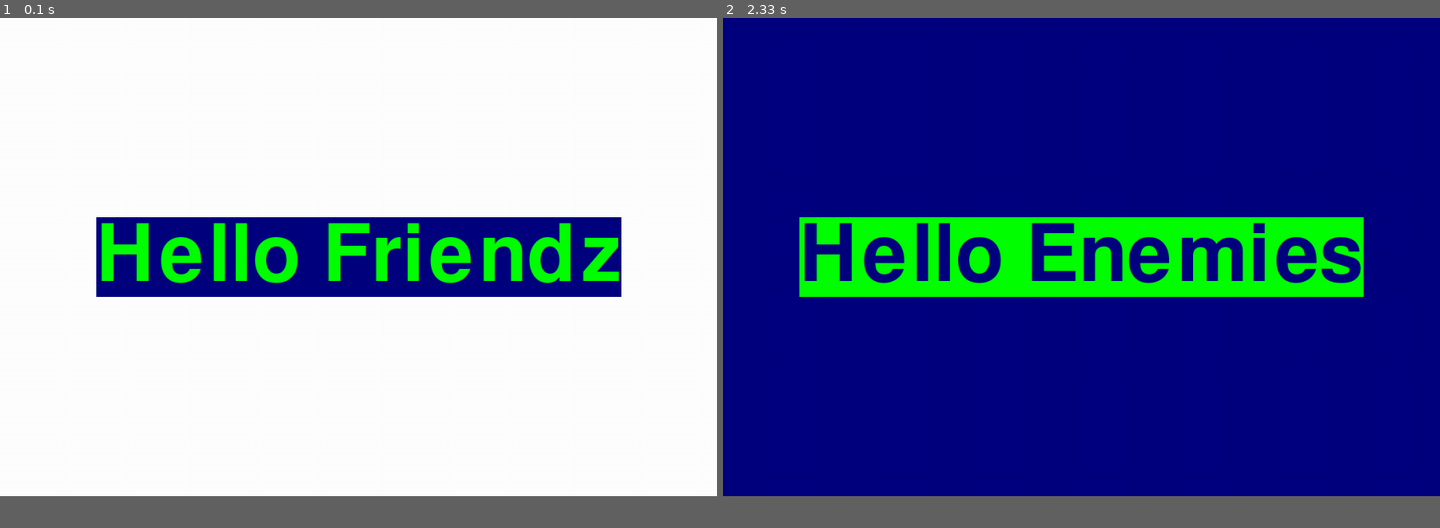
Above: before the commit, frames 1-2 (left to right).
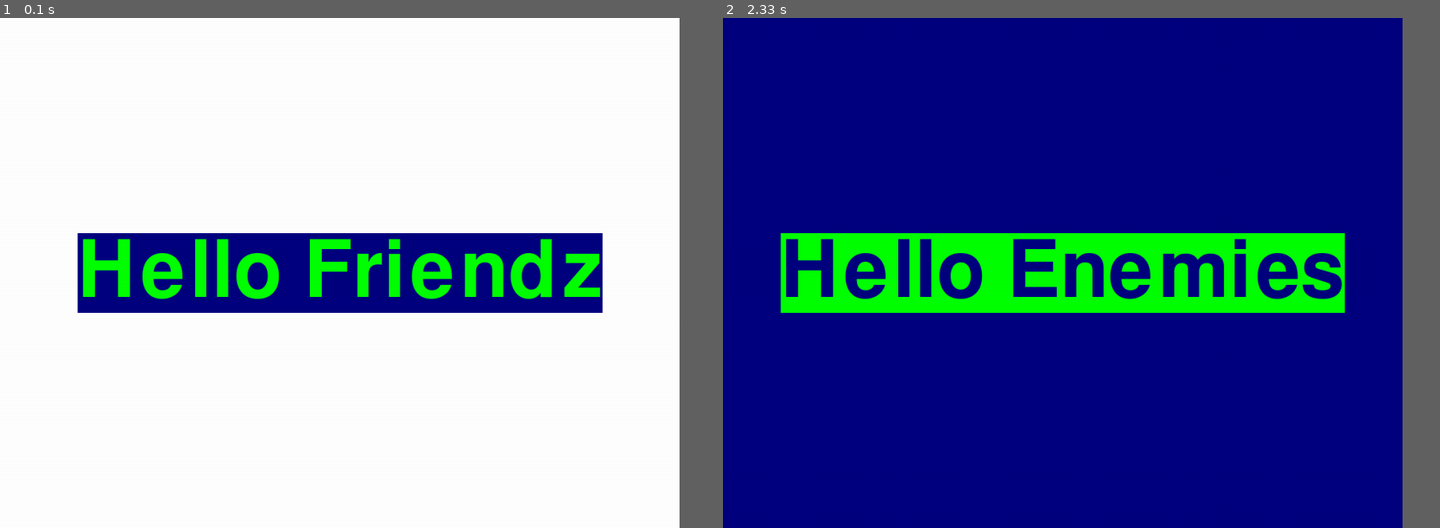
Above: after the commit, the same moments.

Repository: extrasleepy/Raspberry-Pi
Game: pygame game, started from pi_28_screen_test.py
Same seed, same stepped clock (60 frames per second), same inputs: the game is played once before the commit and once after it.
Inputs:
- Up to frame 1 (0.1 s): no input
- Up to frame 2 (2.33 s): no input
In our replay, the window is 900x600 before the commit and 853x640 after it. These sizes can differ from the game's own. Grey fills any space a smaller window leaves; there, only what the larger window draws over its background counts as a difference.

The runs differ from the first frame. In frame 1, 9.9% of the frame differs, in the area x 10-87%, y 39-58%; in frame 2, 10%, in the area x 8-90%, y 39-58%.

Commit message:
Update pi_28_screen_test.py

Diff:
--- a/pi_28_screen_test.py
+++ b/pi_28_screen_test.py
@@ -14,8 +14,8 @@
 black = (0, 0, 0)
 
 # assigning values to X and Y variable
-X = 1080
-Y = 720
+X = 1024
+Y = 768
 
 # create the display surface object
 # of specific dimension..e(X, Y).
